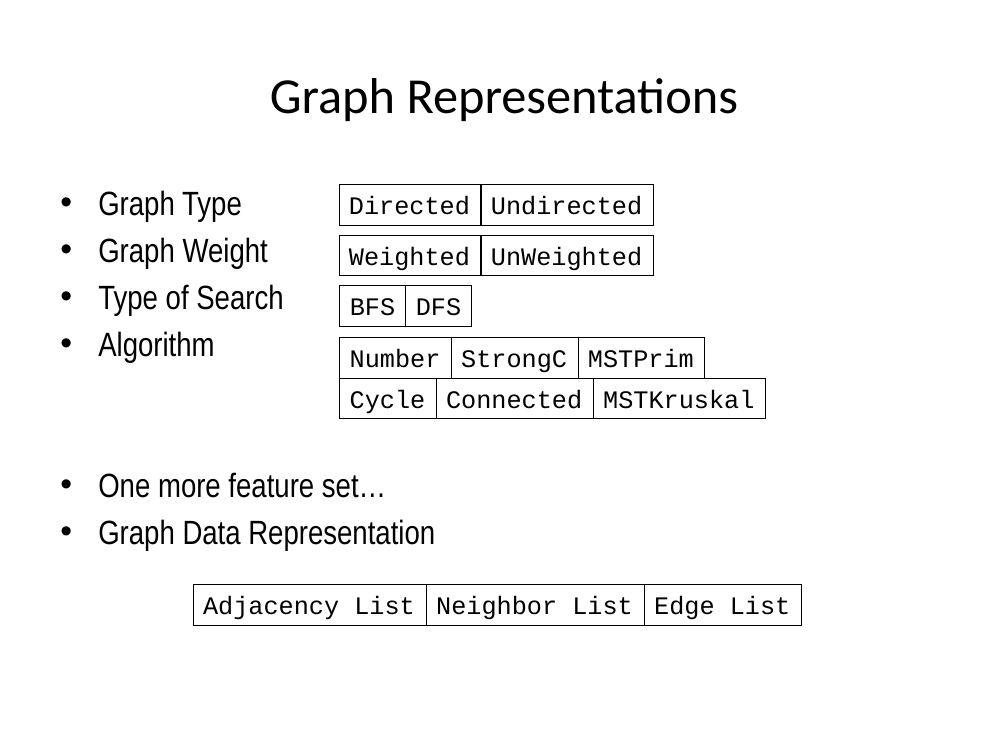
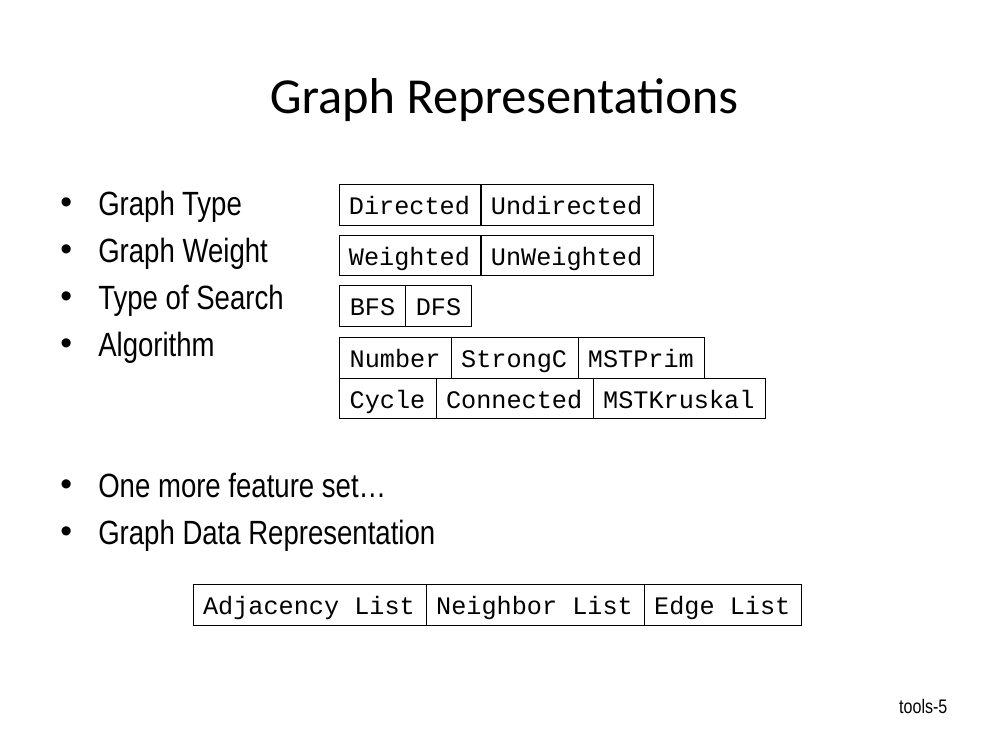
Before and after one commit to toomanyjoes/spring2011-cs392, a slide deck: slide 5 of GPL.pptx. Drawn at 1008x756 pixels with LibreOffice and Linux fonts; fonts in the diff are those of the drawing. Boxes give left, top, right and bottom in pixels: in the first picture for what was removed or moved away, otherwise in the second. Text is boxed around its words. In the diff, an @@ line names an element or a change of style, - is before the commit and + after.

```diff
--- a/GPL.pptx
+++ b/GPL.pptx
@@ page number added at bbox=[899, 698, 947, 714], 14 pt, text #000000 @@
+tools-5
```
Also in this commit, not shown: 23 other slides changed.
